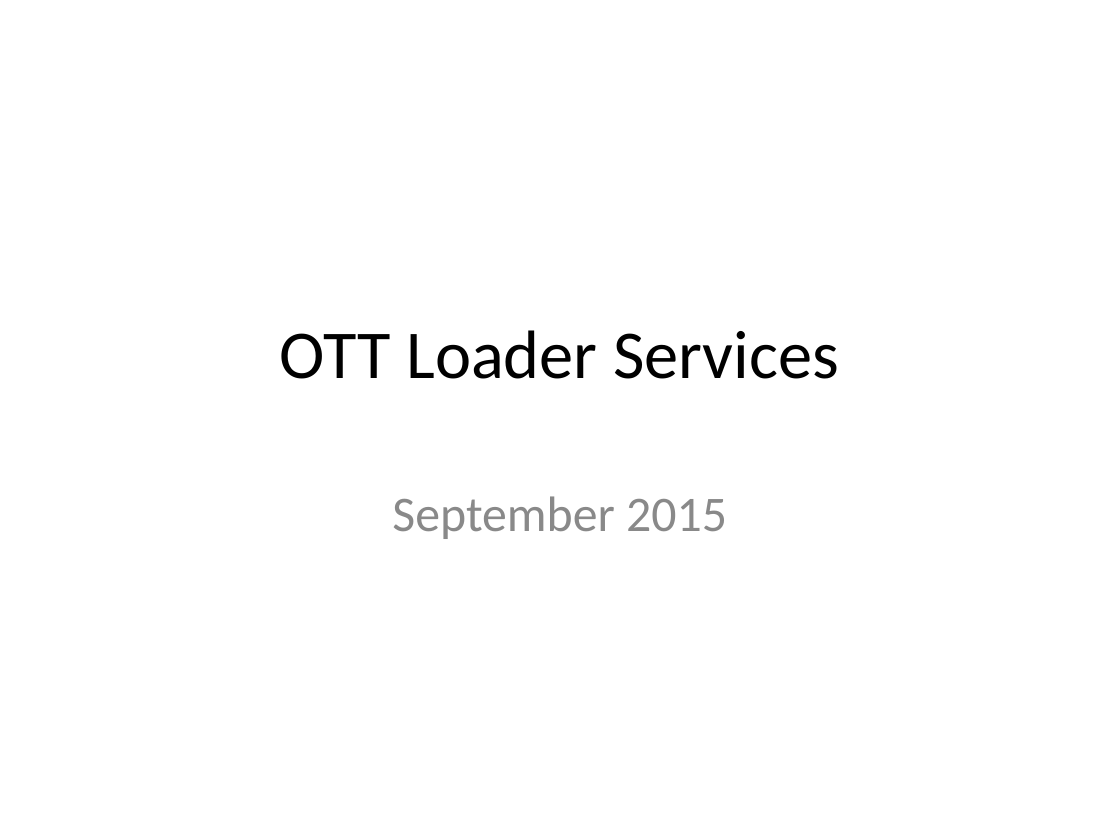
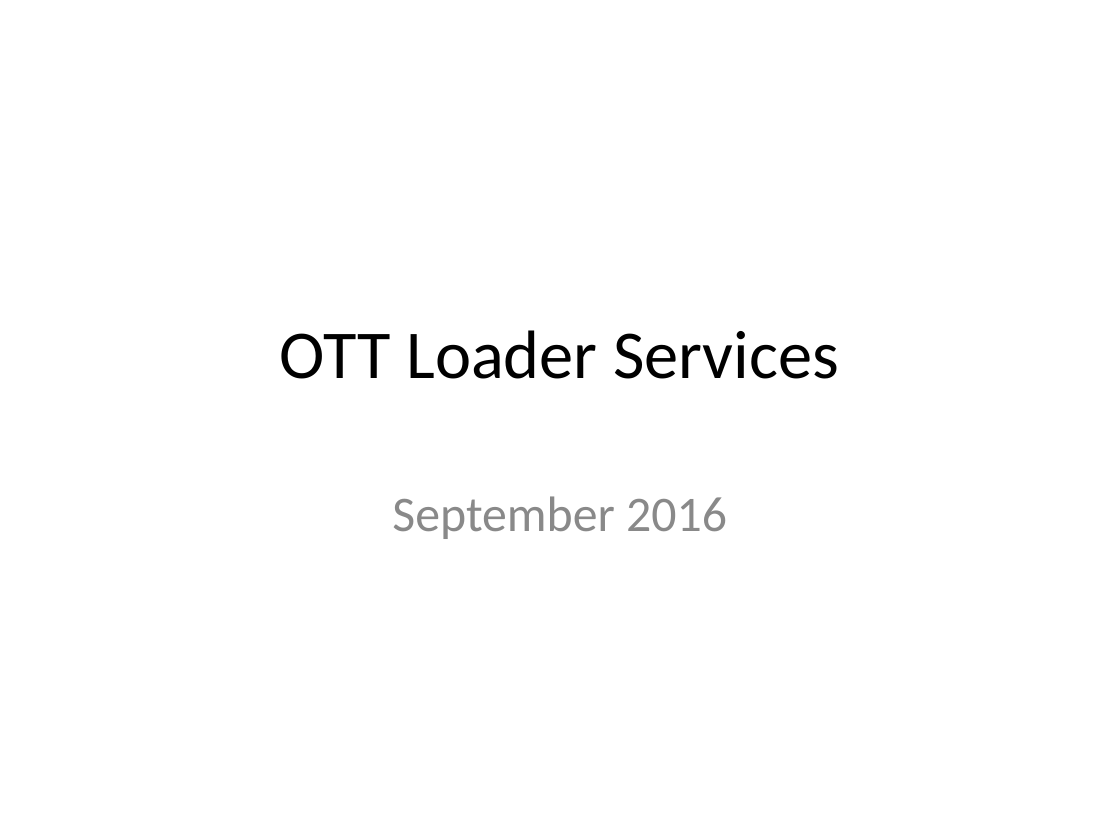
Before and after one commit to OpenTransitTools/loader, a slide deck: slide 1 of docs/OTT Loader.ppt. Drawn at 1120x840 pixels with LibreOffice and Linux fonts; fonts in the diff are those of the drawing. Boxes give left, top, right and bottom in pixels: in the first picture for what was removed or moved away, otherwise in the second. Text is boxed around its words. In the diff, an @@ line names an element or a change of style, - is before the commit and + after.

```diff
--- a/docs/OTT Loader.ppt
+++ b/docs/OTT Loader.ppt
@@ subtitle at (x1=392, y1=496, x2=727, y2=539): text changed @@
-September 2015
+September 2016
```
Also in this commit, not shown: 3 slides added.
